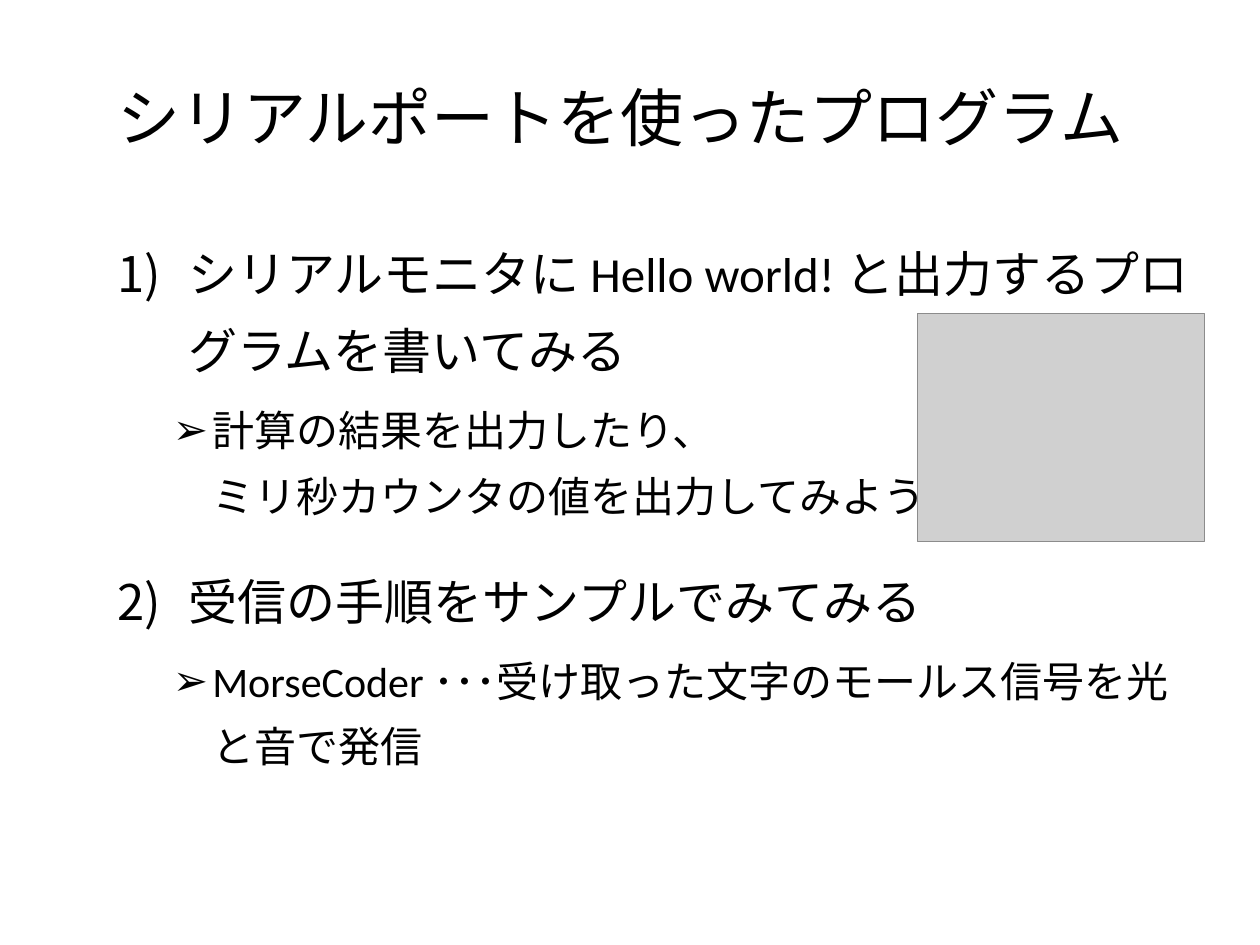
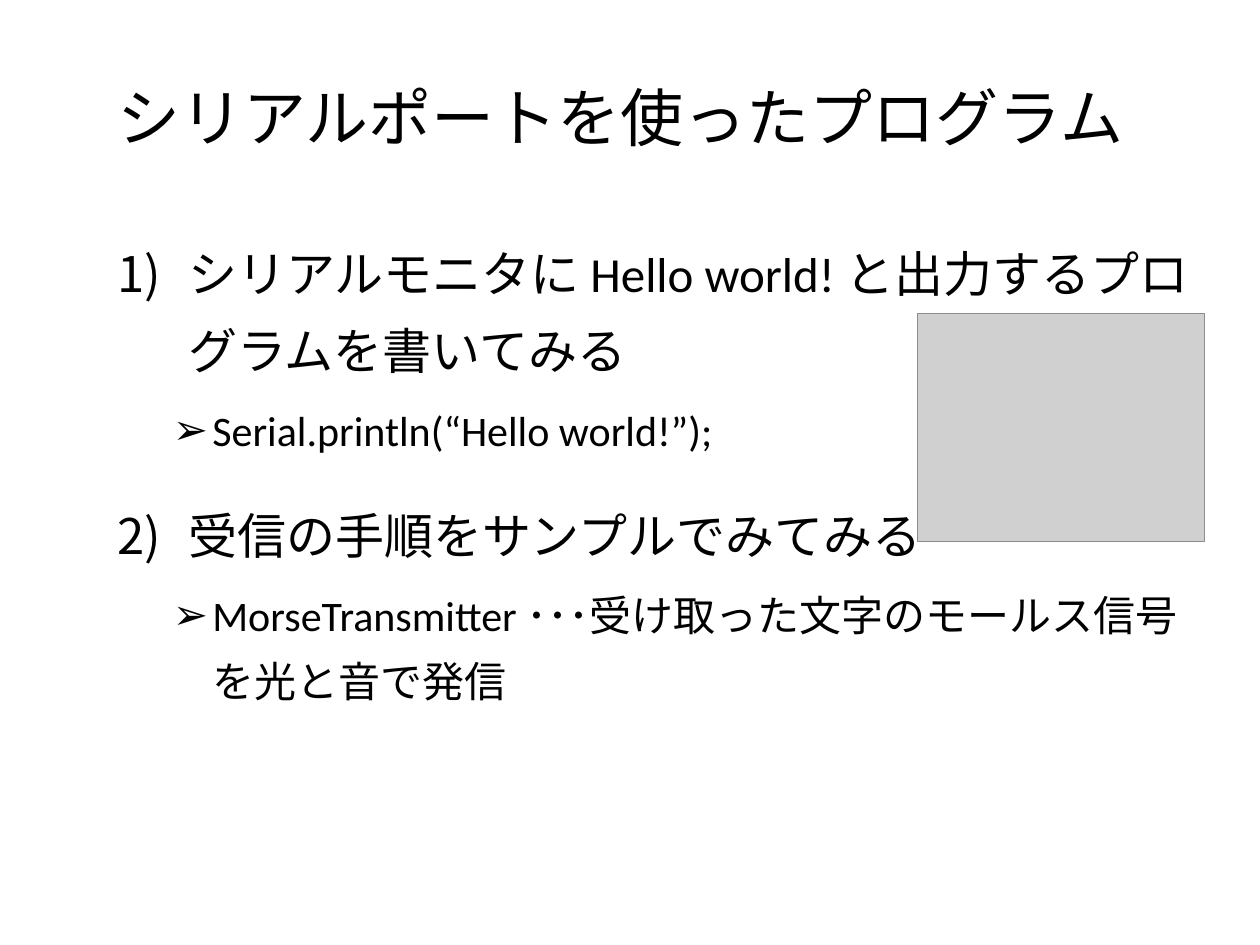
Before and after one commit to MatsK/Courses, a slide deck: slide 16 of CS2/Arduino入門：Arduino IDE 言語篇.pptx (slide 12 before the commit). Drawn at 1260x945 pixels with LibreOffice and Linux fonts; fonts in the diff are those of the drawing; grey boxes stand for pictures; background and template pictures are left out. Boxes give left, top, right and bottom in pixels: in the first picture for what was removed or moved away, otherwise in the second. Text is boxed around its words. In the diff, an @@ line names an element or a change of style, - is before the commit and + after.

```diff
--- a/CS2/Arduino入門：Arduino IDE 言語篇.pptx
+++ b/CS2/Arduino入門：Arduino IDE 言語篇.pptx
@@ text at [212, 415, 712, 453]: text changed @@
-  ➢ 計算の結果を出力したり、
-    ミリ秒カウンタの値を出力してみよう
+  ➢ Serial.println(“Hello world!”);
@@ text at [212, 595, 1177, 701]: text changed @@
-  ➢ MorseCoder ･･･受け取った文字のモールス信号を光と音で発信
+  ➢ MorseTransmitter ･･･受け取った文字のモールス信号を光と音で発信
```
Also in this commit, not shown: 8 other slides changed, 7 slides added, 2 slides removed, 1 other file.
